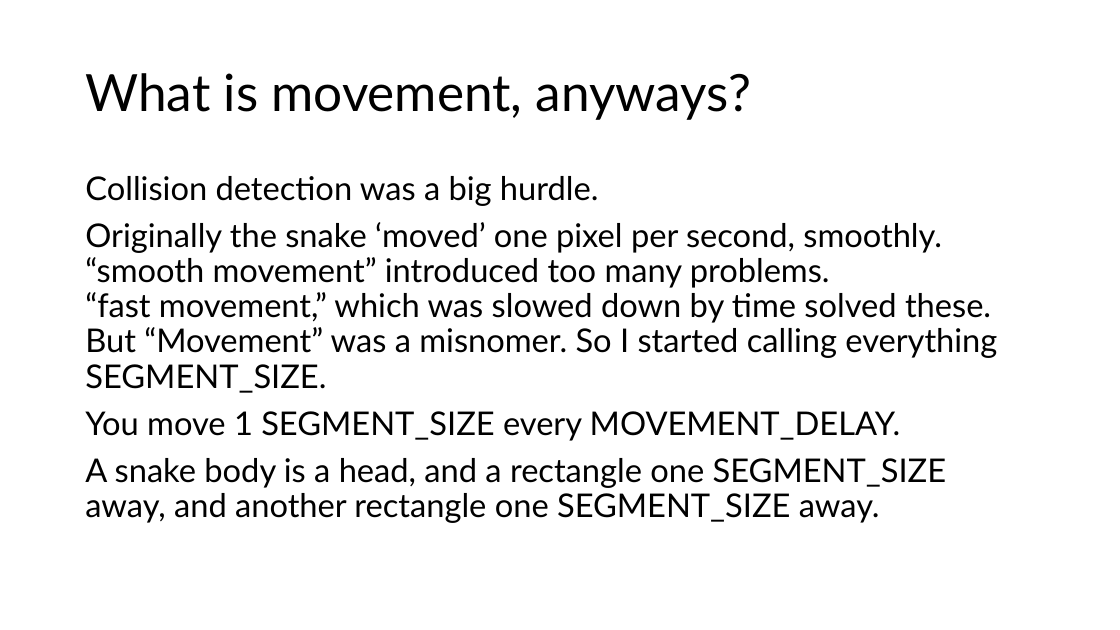
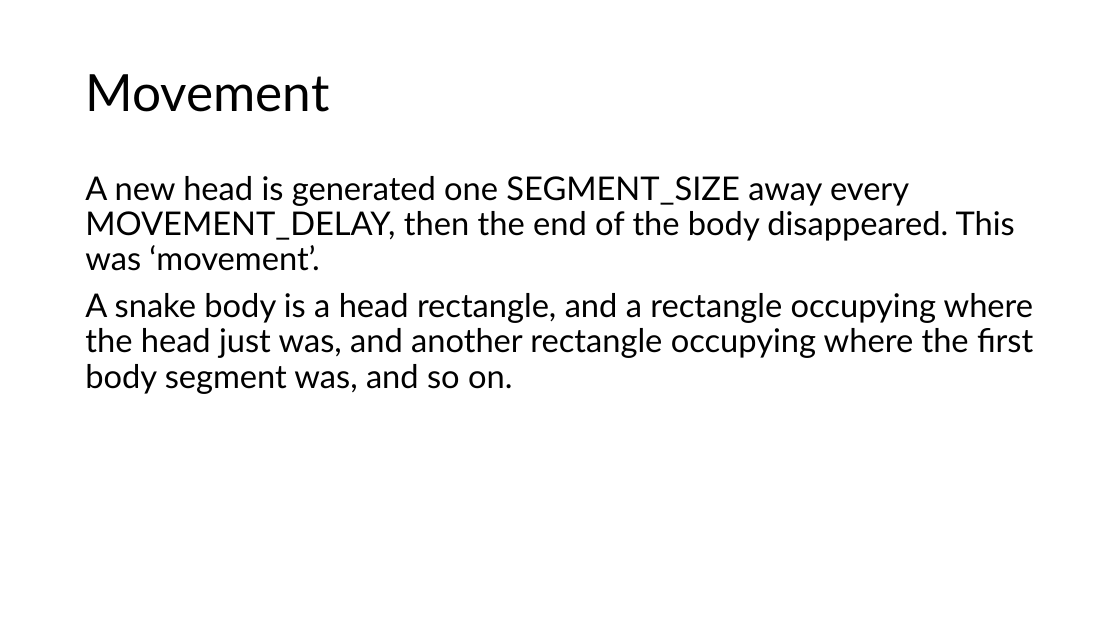
Before and after one commit to HoloJem/snake-game, a slide deck: slide 4 of presentation/The main lesson.pptx. Drawn at 1120x630 pixels with LibreOffice and Linux fonts; fonts in the diff are those of the drawing. Boxes give left, top, right and bottom in pixels: in the first picture for what was removed or moved away, otherwise in the second. Text is boxed around its words. In the diff, an @@ line names an element or a change of style, - is before the commit and + after.

```diff
--- a/presentation/The main lesson.pptx
+++ b/presentation/The main lesson.pptx
@@ title at (x1=85, y1=74, x2=329, y2=112): text changed @@
-What is movement, anyways?
+Movement
@@ text at (x1=85, y1=176, x2=1034, y2=394): text changed @@
-Collision detection was a big hurdle.
-Originally the snake ‘moved’ one pixel per second, smoothly.
-“smooth movement” introduced too many problems.
-“fast movement,” which was slowed down by time solved these.
-But “Movement” was a misnomer. So I started calling everything SEGMENT_SIZE.
-You move 1 SEGMENT_SIZE every MOVEMENT_DELAY.
-A snake body is a head, and a rectangle one SEGMENT_SIZE away, and another rectangle one SEGMENT_SIZE away.
+A new head is generated one SEGMENT_SIZE away every MOVEMENT_DELAY, then the end of the body disappeared. This was ‘movement’.
+A snake body is a head rectangle, and a rectangle occupying where the head just was, and another rectangle occupying where the first body segment was, and so on.
```
Also in this commit, not shown: 2 other slides changed, 7 other files.
